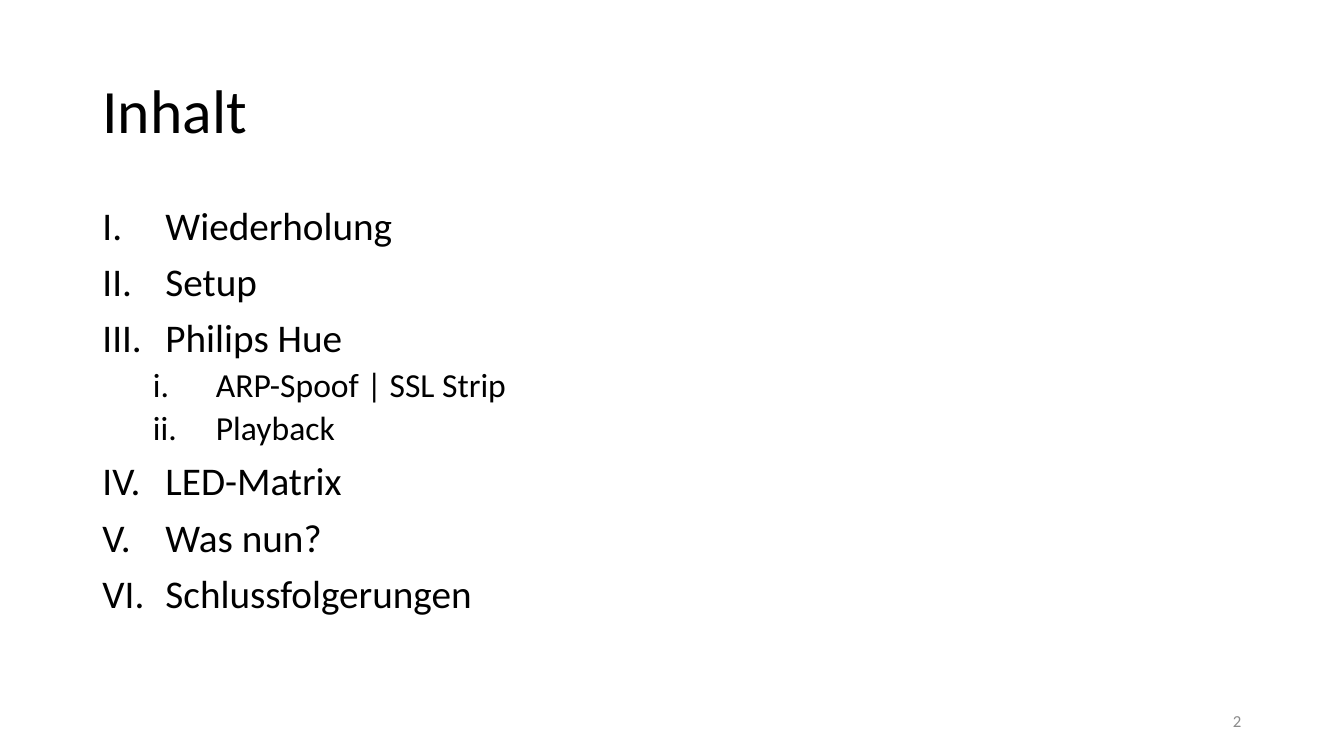
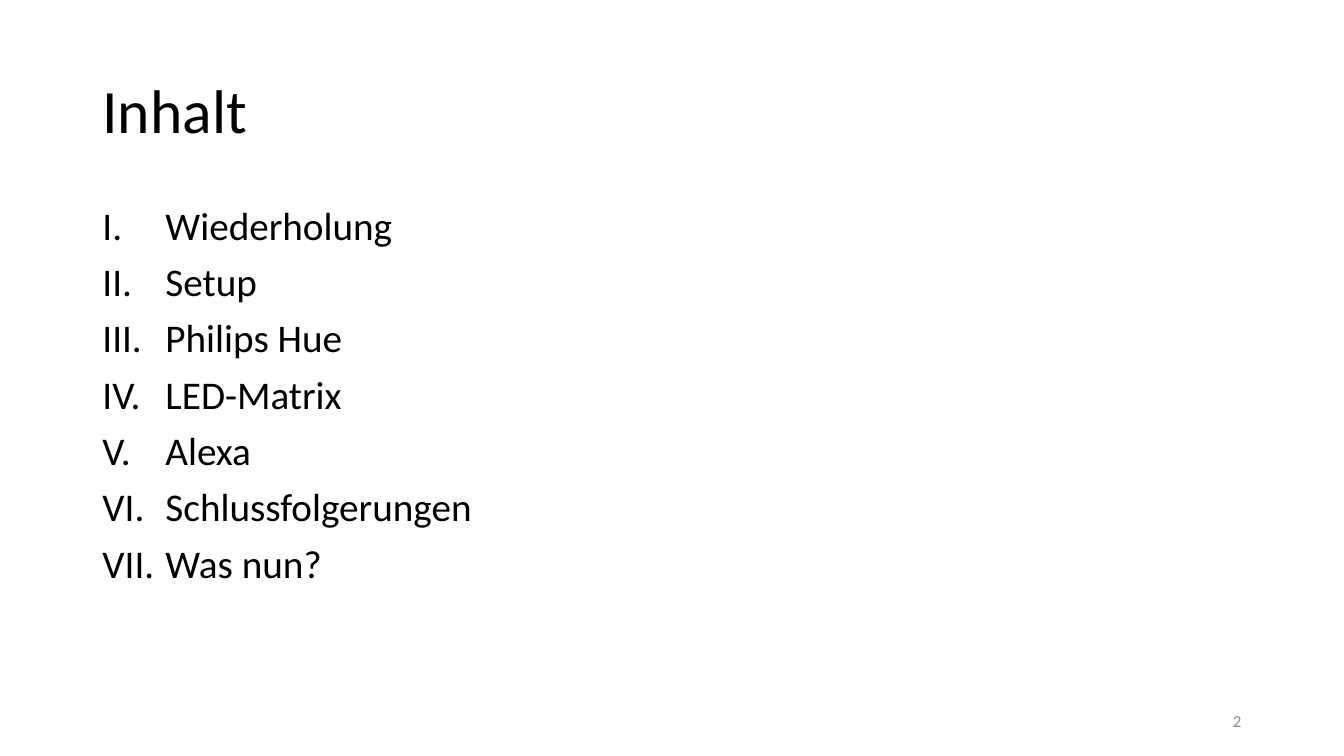
Before and after one commit to Xyren0/IoT_Wifi_Sniffing, a slide deck: slide 2 of phase3_pres.pptx. Drawn at 1344x756 pixels with LibreOffice and Linux fonts; fonts in the diff are those of the drawing. Boxes give left, top, right and bottom in pixels: in the first picture for what was removed or moved away, otherwise in the second. Text is boxed around its words. In the diff, an @@ line names an element or a change of style, - is before the commit and + after.

Commit message:
phase 3 pre: added alexa slide, slight changes to all slides

```diff
--- a/phase3_pres.pptx
+++ b/phase3_pres.pptx
@@ text at [216,374,506,446]: paragraphs removed @@
-  i. ARP-Spoof | SSL Strip
-  ii. Playback
@@ text at [165,437,471,528]: paragraphs added @@
+V. Alexa
+VI. Schlussfolgerungen
@@ text at [165,580,471,615]: paragraph removed @@
-VI. Schlussfolgerungen
```
Also in this commit, not shown: 4 other slides changed, 1 slide added, 1 other file.
